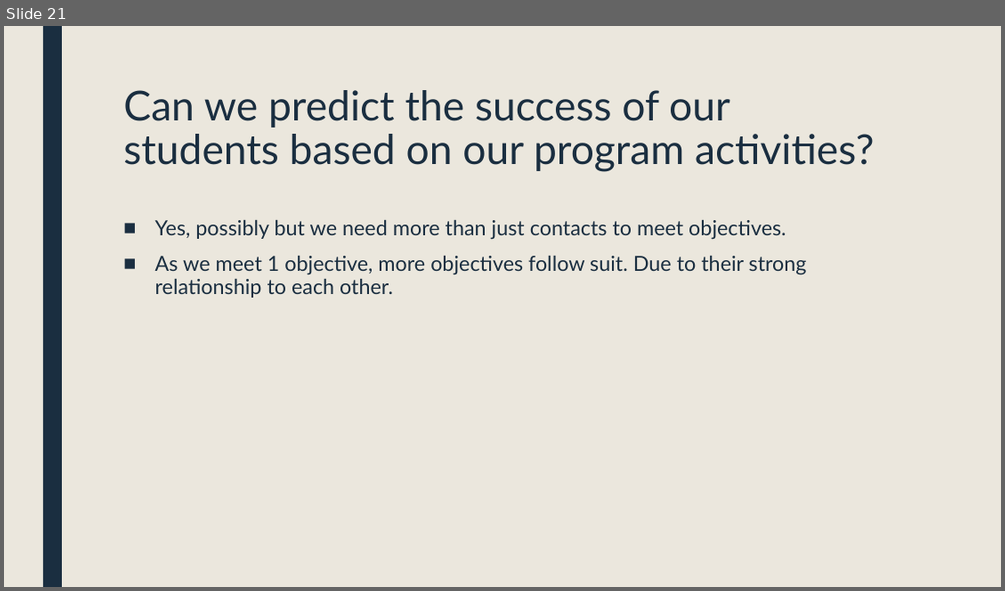
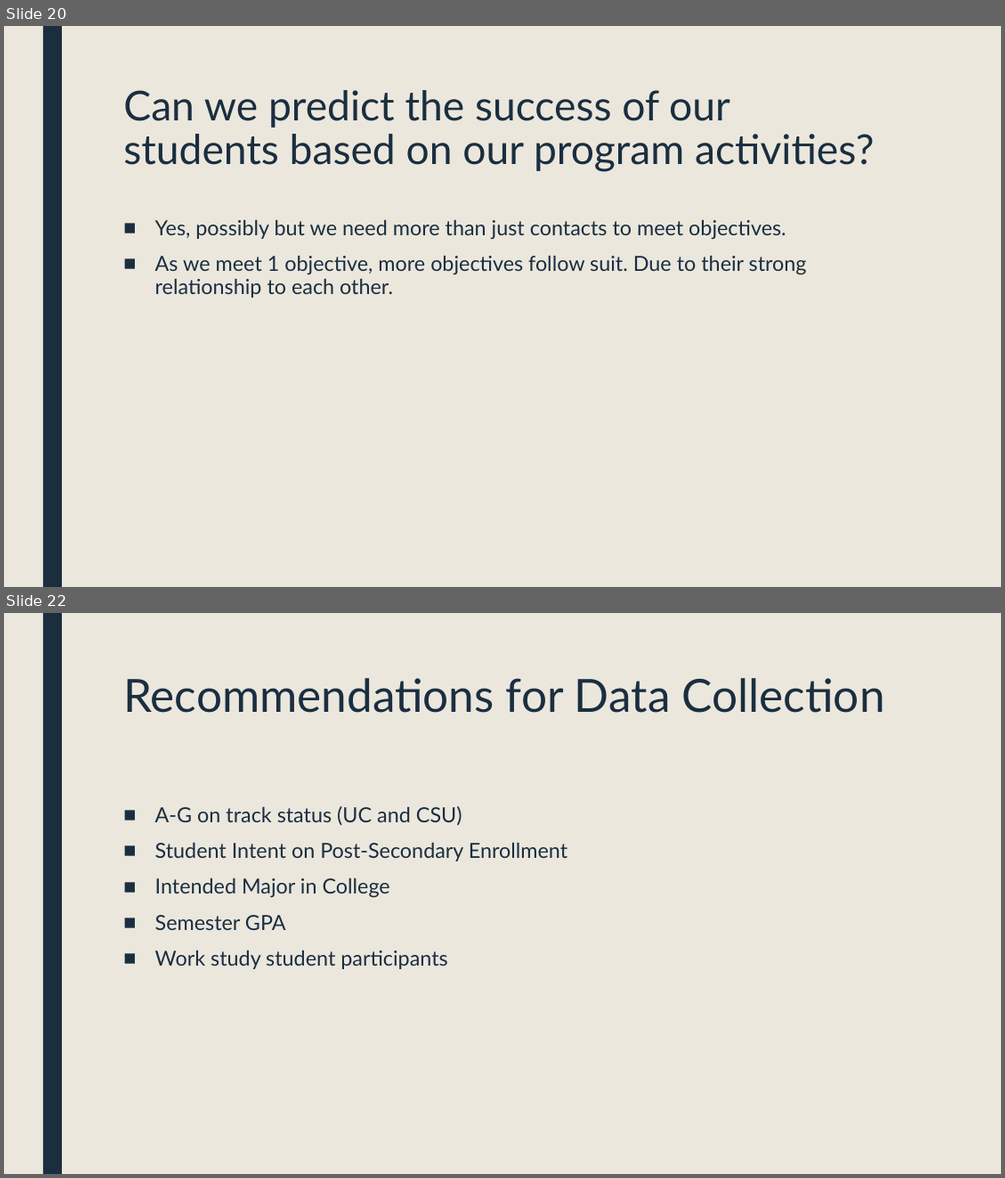
Before and after one commit to jazippay/portfolio, a slide deck: Upward Bound APR Data Analysis.pptx. Shown one above the other, each under a label of ours: slide 21 before the commit, slides 20 and 22 after it; the slides between them are not shown. The pictures are 1005x591 and 1005x1178 pixels, drawn with LibreOffice and Linux fonts; fonts in the diff are those of the drawing. Boxes give left, top, right and bottom in pixels: in the first picture for what was removed or moved away, otherwise in the second. Text is boxed around its words. In the diff, an @@ line names an element or a change of style, - is before the commit and + after.

```diff
--- a/Upward Bound APR Data Analysis.pptx
+++ b/Upward Bound APR Data Analysis.pptx
@@ slide 22 added at bbox=[4, 613, 1001, 1174], background #EBE7DD; not listed: 1 template element that a slide beside it also shows @@
@@ title added at bbox=[123, 678, 885, 713], 44 pt, text #1A2E40 @@
+Recommendations for Data Collection
@@ text added at bbox=[155, 806, 567, 969], 20 pt, text #1A2E40 @@
+■ A-G on track status (UC and CSU)
+■ Student Intent on Post-Secondary Enrollment
+■ Intended Major in College
+■ Semester GPA
+■ Work study student participants
@@ what was slide 21 is now slide 20 @@
```
Also in this commit, not shown: 2 slides changed, 1 other slide added, 1 slide removed.
